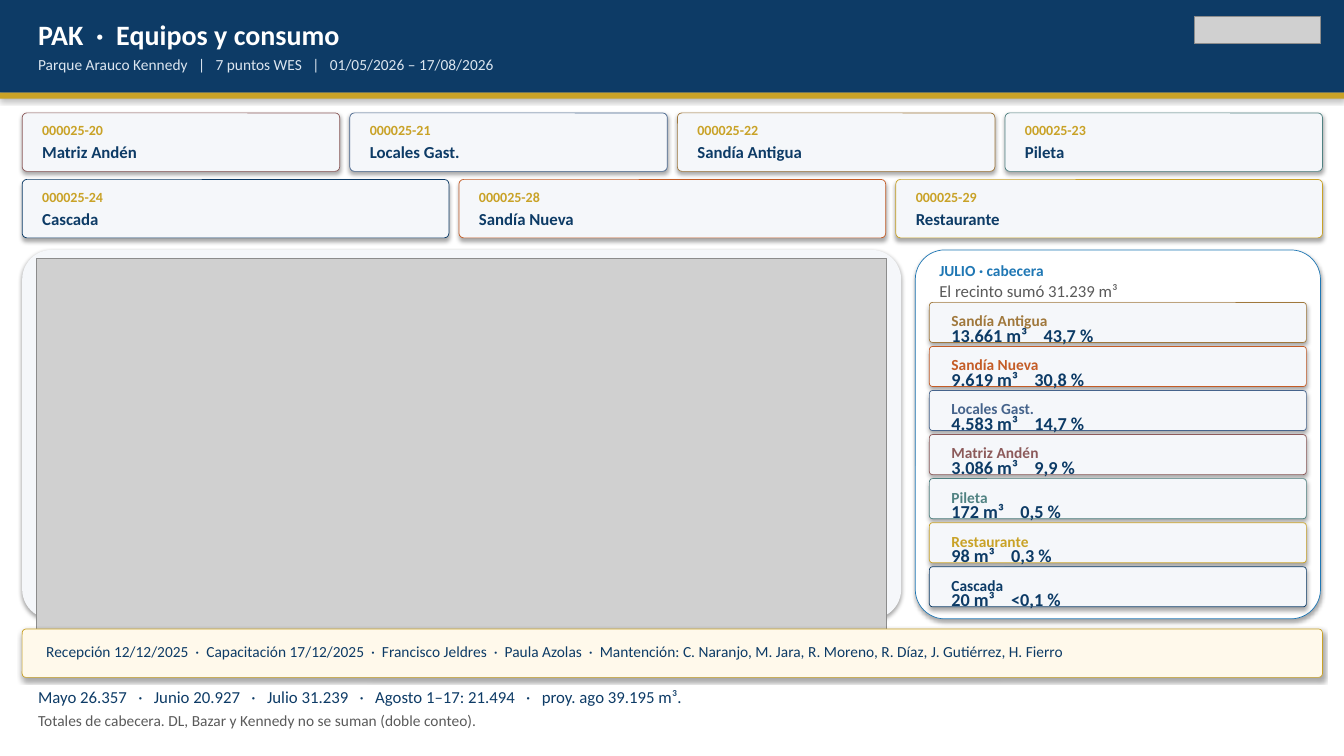
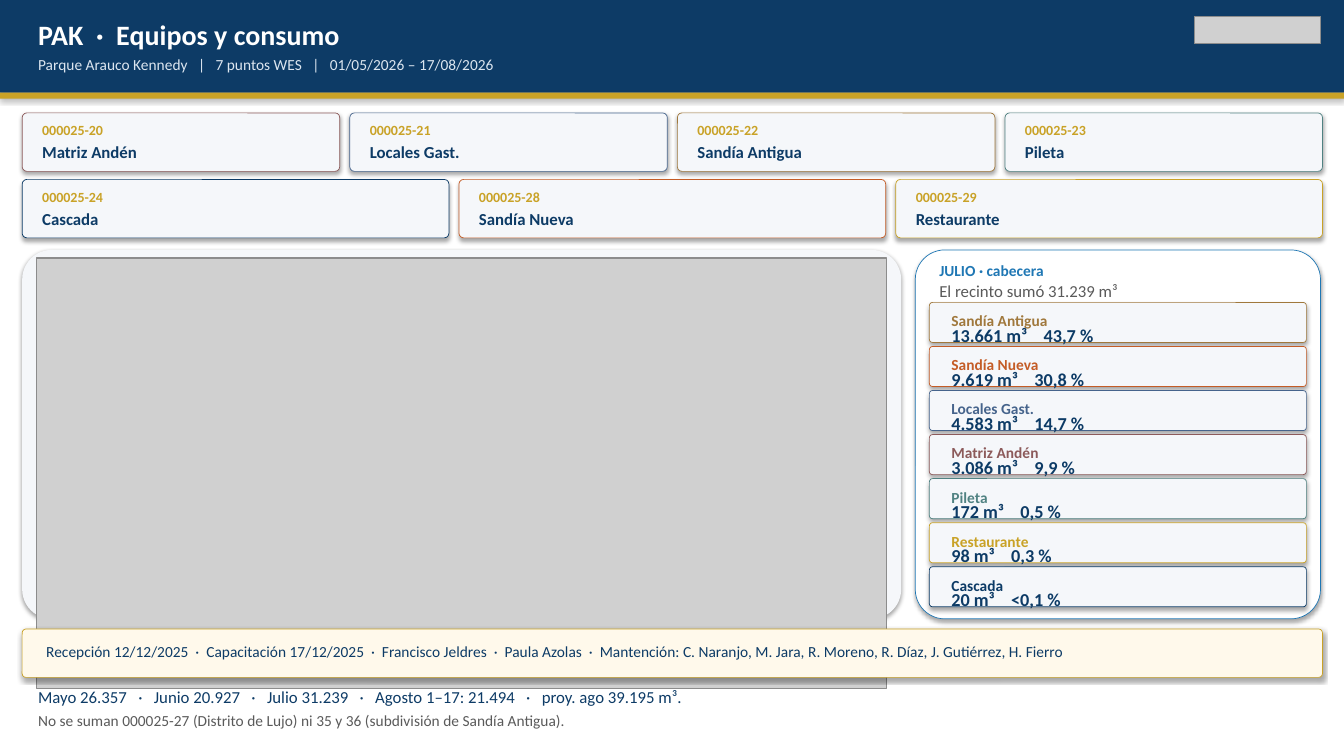
Before and after one commit to anibaloperacionesWes/wes-scripts, a slide deck: slide 9 of reports/Parque_Arauco/TMP_7MALLS/entrega_diego_anibal/Recorrido_ejecutivo_PA_MAE_20260817.pptx. Drawn at 1344x756 pixels with LibreOffice and Linux fonts; fonts in the diff are those of the drawing; grey boxes stand for pictures. Boxes give left, top, right and bottom in pixels: in the first picture for what was removed or moved away, otherwise in the second. Text is boxed around its words. In the diff, an @@ line names an element or a change of style, - is before the commit and + after.

```diff
--- a/reports/Parque_Arauco/TMP_7MALLS/entrega_diego_anibal/Recorrido_ejecutivo_PA_MAE_20260817.pptx
+++ b/reports/Parque_Arauco/TMP_7MALLS/entrega_diego_anibal/Recorrido_ejecutivo_PA_MAE_20260817.pptx
@@ picture: place and size @@
-picture at bbox=[36, 258, 887, 675]
+picture at bbox=[36, 258, 887, 689]
@@ text at bbox=[38, 715, 565, 729]: text changed @@
-Totales de cabecera. DL, Bazar y Kennedy no se suman (doble conteo).
+No se suman 000025-27 (Distrito de Lujo) ni 35 y 36 (subdivisión de Sandía Antigua).
```
Also in this commit, not shown: 6 other slides changed, 8 other files.
